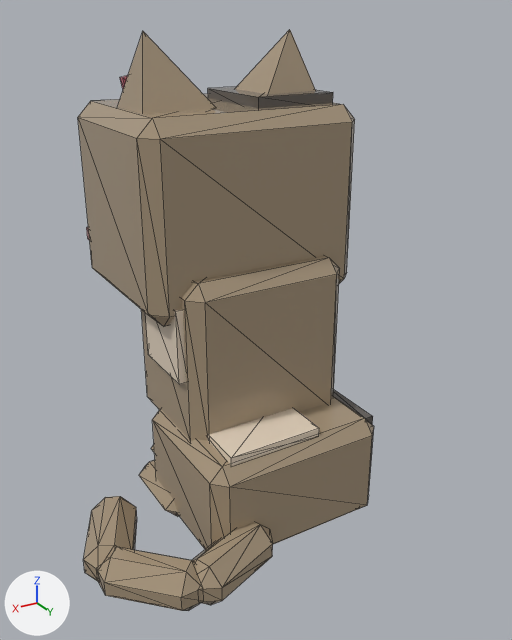
Two versions of the glTF model assets/cat-cafe/exports/CatCafe_Cat_Rubble_Sit.glb, one commit apart.
One viewpoint serves both versions: a camera (50 mm lens) standing at (1.29, 2.23, 1.9) and looking at (0.0, 0.08, 0.82). Lighting does not change. The marker at lower left points along +X, +Y and +Z. The picture after the commit comes second. Mesh edges are drawn as thin lines. Vertices at exactly the same position are counted once.

Names of what the first picture shows: 'CatCafe_Cat_Rubble_Sit_Body', 'CatCafe_Cat_Rubble_Sit_EarL', 'CatCafe_Cat_Rubble_Sit_EarR', 'CatCafe_Cat_Rubble_Sit_Head', 'CatCafe_Cat_Rubble_Sit_Tail'.
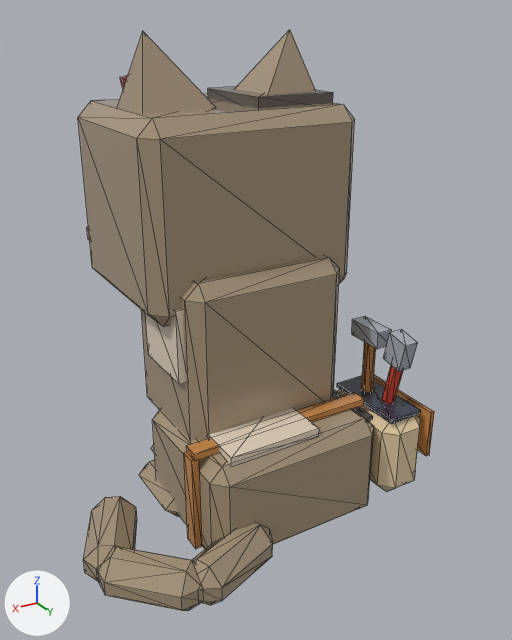
Boxes (x1, y1, x2, y2) around the edits, measured in the pictures (512 x 640 px):
'CatCafe_Cat_Rubble_Sit_Body', reshaped (25% wider)
    before: (139, 256, 374, 549)
    after: (139, 256, 434, 549)
part 1 of me_catcafe_cat_rubble_sit_body, added
    after: (186, 393, 365, 461)
part 2 of me_catcafe_cat_rubble_sit_body, added (brown)
    after: (184, 452, 202, 549)
part 3 of me_catcafe_cat_rubble_sit_body, added (brown)
    after: (374, 375, 434, 456)
part 4 of me_catcafe_cat_rubble_sit_body, added
    after: (337, 376, 421, 424)
part 5 of me_catcafe_cat_rubble_sit_body, added
    after: (352, 316, 391, 349)
part 6 of me_catcafe_cat_rubble_sit_body, added (brown)
    after: (361, 342, 376, 392)
part 7 of me_catcafe_cat_rubble_sit_body, added (beige)
    after: (337, 389, 420, 492)
part 8 of me_catcafe_cat_rubble_sit_body, added
    after: (382, 329, 418, 404)

Patch to the scene script:
```diff
--- a/assets/cat-cafe/exports/CatCafe_Cat_Rubble_Sit.glb.py
+++ b/assets/cat-cafe/exports/CatCafe_Cat_Rubble_Sit.glb.py
@@ me_catcafe_cat_rubble_sit_body @@
 # used by ob_catcafe_cat_rubble_sit_body; location = (0.0, 0.0, 0.0)
-me_catcafe_cat_rubble_sit_body.from_pydata(...)  # 112 vertices, 192 faces; spans x -0.409..0.409, y -0.356..0.427, z 0.0..1.045
+me_catcafe_cat_rubble_sit_body.from_pydata(...)  # 216 vertices, 360 faces; spans x -0.613..0.409, y -0.356..0.471, z 0.0..1.045
+# me_catcafe_cat_rubble_sit_body part 1: a new loose piece, a box spanning x -0.385..0.385, y 0.224..0.291, z 0.434..0.463, in mat_catcafe_palette
+# me_catcafe_cat_rubble_sit_body part 2: a new loose piece, a box spanning x 0.368..0.396, y 0.224..0.291, z 0.044..0.437, in mat_catcafe_palette
+# me_catcafe_cat_rubble_sit_body part 3: a new loose piece, a box spanning x -0.599..-0.582, y 0.044..0.471, z 0.224..0.431, in mat_catcafe_palette
+# me_catcafe_cat_rubble_sit_body part 4: a new loose piece, a box spanning x -0.559..-0.408, y 0.078..0.436, z 0.416..0.432, in mat_catcafe_palette
+# me_catcafe_cat_rubble_sit_body part 5: a new loose piece, a box spanning x -0.518..-0.449, y 0.106..0.271, z 0.665..0.734, in mat_catcafe_palette
+# me_catcafe_cat_rubble_sit_body part 6: a new loose piece, a 6-sided cylinder along z spanning x -0.505..-0.462, y 0.164..0.213, z 0.424..0.699, in mat_catcafe_palette
+# me_catcafe_cat_rubble_sit_body part 7: a new loose piece of 24 vertices spanning x -0.587..-0.38, y 0.051..0.464, z 0.066..0.424, in mat_catcafe_palette
+# me_catcafe_cat_rubble_sit_body part 8
+# 20 vertices are added at x -0.52..-0.458, y 0.29..0.421, z 0.434..0.756
+# 32 new faces join them
+# other edits to the shape of me_catcafe_cat_rubble_sit_body do not show in these pictures
 me_catcafe_cat_rubble_sit_body.materials.append(mat_catcafe_palette)
```
